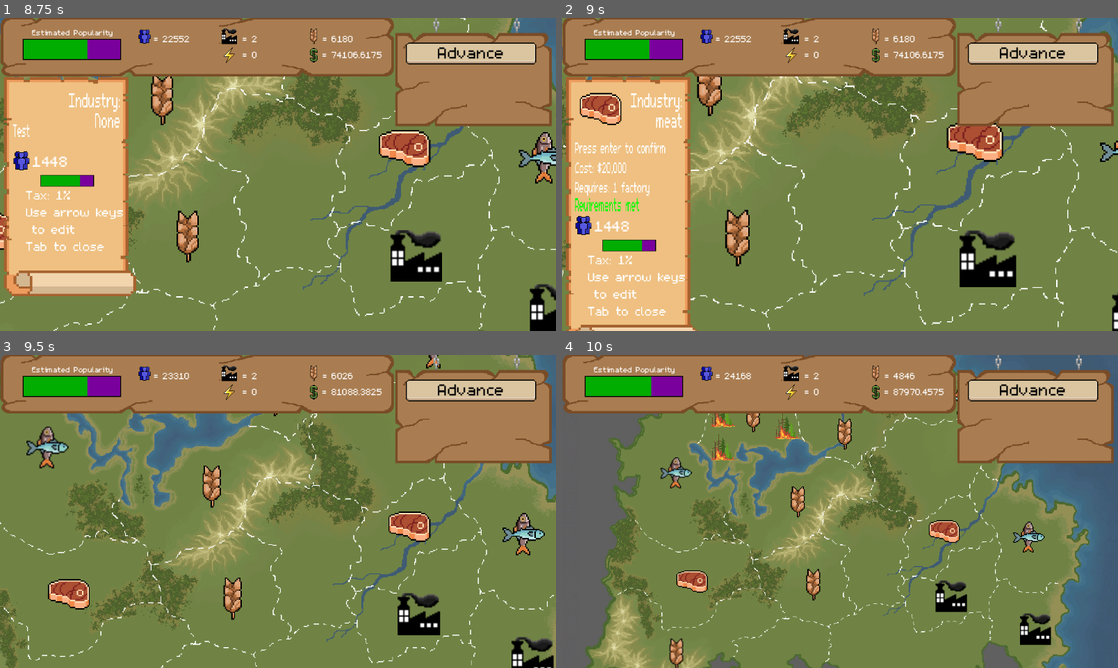
Above: before the commit, frames 1-4 (two rows, left to right).
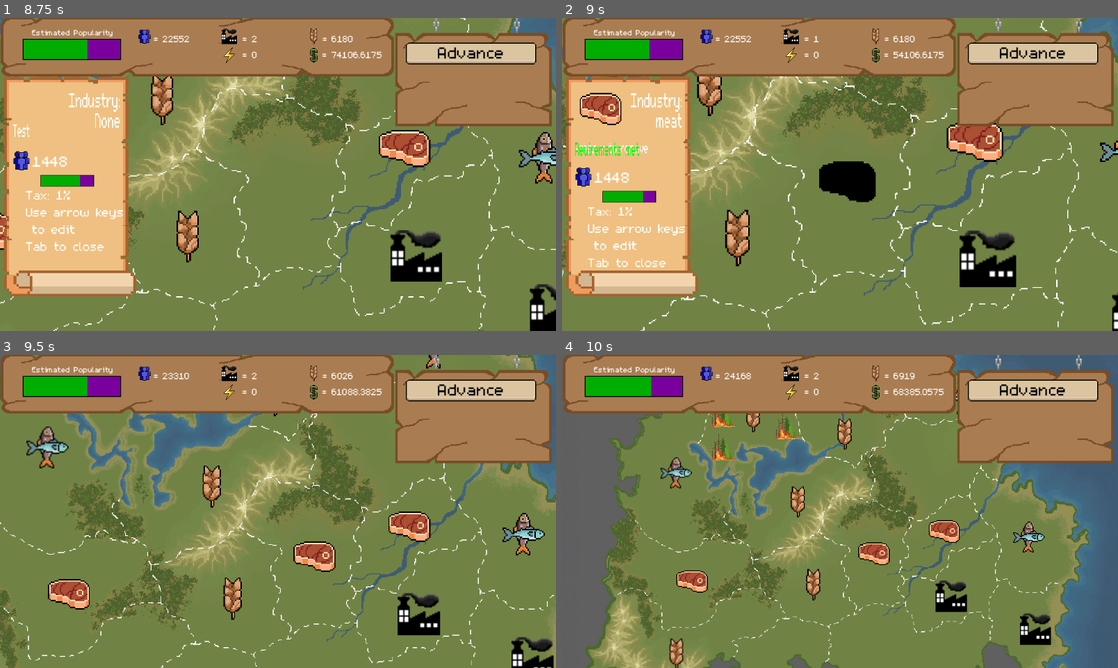
Above: after the commit, the same moments.

Repository: mccoogp/WeatherInc
Game: Godot game, scene res://world.tscn
Same seed, same stepped clock (60 frames per second), same inputs: the game is played once before the commit and once after it. The engine's default icon, where the game draws it, is replaced by a stand-in: a white triangle on a blue panel in a dark square.
Inputs (mouse positions are in pixels of both pictures, inside the frame that each line leads up to):
- Up to frame 1 (8.75 s): click "Next" at 0.5 s; click "Next" at 1.25 s; tap Enter at 2, 2.3, 3.6, 4.55, 5, 5.1, 6.05, 6.5, 8.3 s; move the mouse to (400, 158) at 2.02 s; hold Right 2.03-2.75 s; hold X 2.03-2.75 s; click (400, 158) at 2.17 s; tap Space at 2.27, 3.5, 3.77, 5.27, 5.75, 6.02, 6.77, 8 s; click "Advance" at 2.75 s; move the mouse to (166, 190) at 3.52 s; hold Down 3.53-4.28 s; tap X at 3.8, 5.3, 6.8 s; move the mouse to (333, 105) at 4.27 s; hold Right 4.28-5.03 s; hold X 4.28-5.03 s; move the mouse to (250, 237) at 5.02 s; hold Up 5.03-5.78 s; click (250, 237) at 5.17 s; move the mouse to (444, 221) at 5.77 s; hold Backspace 5.78-6.53 s; hold Left 5.78-7.25 s; move the mouse to (111, 127) at 6.52 s; tap Tab at 6.6 s; click "Election" at 7.25 s; move the mouse to (305, 174) at 8.02 s; hold Down from 8.03 s (still down); hold X from 8.03 s (still down); click (305, 174) at 8.17 s
- Up to frame 2 (9 s): move the mouse to (756, 96) at 8.77 s; release Down at 8.78 s; release X at 8.78 s; hold Right from 8.78 s (still down); tap Enter at 8.85 s
- Up to frame 3 (9.5 s): keep holding Right; tap Space at 9.02 s; tap X at 9.05 s
- Up to frame 4 (10 s): move the mouse to (962, 495) at 9.52 s; release Right at 9.53 s; hold Up from 9.53 s (still down); hold X from 9.53 s (still down); tap Space at 9.77 s; tap Enter at 9.8 s

Frame 1 is identical in both runs. In frame 2, 8.0% of the frame differs, in the area x 0-61%, y 5-100%; in frame 3, 0.6%; in frame 4, 0.4%.

Commit message:
big issue not anymore

Diff:
--- a/world.gd
+++ b/world.gd
@@ -431,153 +431,153 @@
 							districts[zoom].newtax = 0
 
 							$DistrictMenu/Popularity/Tax_Label.text = "Tax: " + str(districts[zoom].newtax) + "%\nUse arrow keys\n to edit\nTab to close"
-						#codes what happens when something is already owned in the production menu
-						if Input.is_key_pressed(KEY_X):
-							if posprod[curprod] in districts[zoom].product:
-								if checkprod == false:
-									$TopBar/LeftMenu/Industry/Label3.text += "
-									Press X to confirm."
-									checkprod = true
-									$TopBar/LeftMenu.extras[0] += 1
+					#codes what happens when something is already owned in the production menu
+					if Input.is_key_pressed(KEY_X):
+						if posprod[curprod] in districts[zoom].product:
+							if checkprod == false:
+								$TopBar/LeftMenu/Industry/Label3.text += "
+								Press X to confirm."
+								checkprod = true
+								$TopBar/LeftMenu.extras[0] += 1
+							else:
+								districts[zoom].product = []
+								$TopBar/LeftMenu.extras[0] = 0
+								$TopBar/LeftMenu/Industry/Label3.text = " "
+								if posprod[curprod] == "fish":
+									$TopBar/LeftMenu/Industry/Label3.text += "
+									Requires: Water access"
+									$TopBar/LeftMenu/Industry/Label3.text += "
+									Cost: $12,000"
+									$TopBar/LeftMenu/Industry/Label3.text += "
+									Requires: 1 factory"
+									if money >= 12000 and districts[zoom].water == true and factories > 0:
+										$TopBar/LeftMenu/Industry/Label2.text = "Reuirements met"
+										$TopBar/LeftMenu/Industry/Label2.get_label_settings().font_color = Color.GREEN
+									else:
+										$TopBar/LeftMenu/Industry/Label2.text = "Reuirements not met"
+										$TopBar/LeftMenu/Industry/Label2.get_label_settings().font_color = Color.RED
+									$TopBar/LeftMenu.extras[0] += 4
+
+
+								elif posprod[curprod] == "factory":
+									$TopBar/LeftMenu/Industry/Label3.text += "
+									Cost: $100,000"
+									if money >= 100000:
+										$TopBar/LeftMenu/Industry/Label2.text = "Reuirements met"
+										$TopBar/LeftMenu/Industry/Label2.get_label_settings().font_color = Color.GREEN
+									else:
+										$TopBar/LeftMenu/Industry/Label2.text = "Reuirements not met"
+										$TopBar/LeftMenu/Industry/Label2.get_label_settings().font_color = Color.RED
+									$TopBar/LeftMenu.extras[0] += 2
+
+
+								elif posprod[curprod] == "oil":
+									$TopBar/LeftMenu/Industry/Label3.text += "
+									Requires: 2 factory"
+									$TopBar/LeftMenu/Industry/Label3.text += "
+									Cost: $100,000"
+									if money >= 100000 and factories >= 1:
+										$TopBar/LeftMenu/Industry/Label2.text = "Reuirements met"
+										$TopBar/LeftMenu/Industry/Label2.get_label_settings().font_color = Color.GREEN
+									else:
+										$TopBar/LeftMenu/Industry/Label2.text = "Reuirements not met"
+										$TopBar/LeftMenu/Industry/Label2.get_label_settings().font_color = Color.RED
+									$TopBar/LeftMenu.extras[0] += 3
+
+
+								elif posprod[curprod] == "grain":
+									$TopBar/LeftMenu/Industry/Label3.text += "
+									Cost: $5,000"
+									$TopBar/LeftMenu/Industry/Label3.text += "
+									Requires: 1 factory"
+									if money >= 5000 and factories > 0:
+										$TopBar/LeftMenu/Industry/Label2.text = "Reuirements met"
+										$TopBar/LeftMenu/Industry/Label2.get_label_settings().font_color = Color.GREEN
+									else:
+										$TopBar/LeftMenu/Industry/Label2.text = "Reuirements not met"
+										$TopBar/LeftMenu/Industry/Label2.get_label_settings().font_color = Color.RED
+									$TopBar/LeftMenu.extras[0] += 3
+
+
+								elif posprod[curprod] == "meat":
+									$TopBar/LeftMenu/Industry/Label3.text += "
+									Cost: $20,000"
+									$TopBar/LeftMenu/Industry/Label3.text += "
+									Requires: 1 factory"
+									if money >= 20000 and factories > 0:
+										$TopBar/LeftMenu/Industry/Label2.text = "Reuirements met"
+										$TopBar/LeftMenu/Industry/Label2.get_label_settings().font_color = Color.GREEN
+									else:
+										$TopBar/LeftMenu/Industry/Label2.text = "Reuirements not met"
+										$TopBar/LeftMenu/Industry/Label2.get_label_settings().font_color = Color.RED
+									$TopBar/LeftMenu.extras[0] += 3
+
+
+								elif posprod[curprod] == "research":
+									$TopBar/LeftMenu/Industry/Label3.text += "
+									Cost: $300,000
+									Requires 2 factory"
+									if money >= 300000 and factories >= 2:
+										$TopBar/LeftMenu/Industry/Label2.text = "Reuirements met"
+										$TopBar/LeftMenu/Industry/Label2.get_label_settings().font_color = Color.GREEN
+									else:
+										$TopBar/LeftMenu/Industry/Label2.text = "Reuirements not met"
+										$TopBar/LeftMenu/Industry/Label2.get_label_settings().font_color = Color.RED
+									$TopBar/LeftMenu.extras[0] += 3
 								else:
-									districts[zoom].product = []
-									$TopBar/LeftMenu.extras[0] = 0
-									$TopBar/LeftMenu/Industry/Label3.text = " "
-									if posprod[curprod] == "fish":
-										$TopBar/LeftMenu/Industry/Label3.text += "
-										Requires: Water access"
-										$TopBar/LeftMenu/Industry/Label3.text += "
-										Cost: $12,000"
-										$TopBar/LeftMenu/Industry/Label3.text += "
-										Requires: 1 factory"
-										if money >= 12000 and districts[zoom].water == true and factories > 0:
-											$TopBar/LeftMenu/Industry/Label2.text = "Reuirements met"
-											$TopBar/LeftMenu/Industry/Label2.get_label_settings().font_color = Color.GREEN
-										else:
-											$TopBar/LeftMenu/Industry/Label2.text = "Reuirements not met"
-											$TopBar/LeftMenu/Industry/Label2.get_label_settings().font_color = Color.RED
-										$TopBar/LeftMenu.extras[0] += 4
-
-
-									elif posprod[curprod] == "factory":
-										$TopBar/LeftMenu/Industry/Label3.text += "
-										Cost: $100,000"
-										if money >= 100000:
-											$TopBar/LeftMenu/Industry/Label2.text = "Reuirements met"
-											$TopBar/LeftMenu/Industry/Label2.get_label_settings().font_color = Color.GREEN
-										else:
-											$TopBar/LeftMenu/Industry/Label2.text = "Reuirements not met"
-											$TopBar/LeftMenu/Industry/Label2.get_label_settings().font_color = Color.RED
-										$TopBar/LeftMenu.extras[0] += 2
-
-
-									elif posprod[curprod] == "oil":
-										$TopBar/LeftMenu/Industry/Label3.text += "
-										Requires: 2 factory"
-										$TopBar/LeftMenu/Industry/Label3.text += "
-										Cost: $100,000"
-										if money >= 100000 and factories >= 1:
-											$TopBar/LeftMenu/Industry/Label2.text = "Reuirements met"
-											$TopBar/LeftMenu/Industry/Label2.get_label_settings().font_color = Color.GREEN
-										else:
-											$TopBar/LeftMenu/Industry/Label2.text = "Reuirements not met"
-											$TopBar/LeftMenu/Industry/Label2.get_label_settings().font_color = Color.RED
-										$TopBar/LeftMenu.extras[0] += 3
-
-
-									elif posprod[curprod] == "grain":
-										$TopBar/LeftMenu/Industry/Label3.text += "
-										Cost: $5,000"
-										$TopBar/LeftMenu/Industry/Label3.text += "
-										Requires: 1 factory"
-										if money >= 5000 and factories > 0:
-											$TopBar/LeftMenu/Industry/Label2.text = "Reuirements met"
-											$TopBar/LeftMenu/Industry/Label2.get_label_settings().font_color = Color.GREEN
-										else:
-											$TopBar/LeftMenu/Industry/Label2.text = "Reuirements not met"
-											$TopBar/LeftMenu/Industry/Label2.get_label_settings().font_color = Color.RED
-										$TopBar/LeftMenu.extras[0] += 3
-
-
-									elif posprod[curprod] == "meat":
-										$TopBar/LeftMenu/Industry/Label3.text += "
-										Cost: $20,000"
-										$TopBar/LeftMenu/Industry/Label3.text += "
-										Requires: 1 factory"
-										if money >= 20000 and factories > 0:
-											$TopBar/LeftMenu/Industry/Label2.text = "Reuirements met"
-											$TopBar/LeftMenu/Industry/Label2.get_label_settings().font_color = Color.GREEN
-										else:
-											$TopBar/LeftMenu/Industry/Label2.text = "Reuirements not met"
-											$TopBar/LeftMenu/Industry/Label2.get_label_settings().font_color = Color.RED
-										$TopBar/LeftMenu.extras[0] += 3
-
-
-									elif posprod[curprod] == "research":
-										$TopBar/LeftMenu/Industry/Label3.text += "
-										Cost: $300,000
-										Requires 2 factory"
-										if money >= 300000 and factories >= 2:
-											$TopBar/LeftMenu/Industry/Label2.text = "Reuirements met"
-											$TopBar/LeftMenu/Industry/Label2.get_label_settings().font_color = Color.GREEN
-										else:
-											$TopBar/LeftMenu/Industry/Label2.text = "Reuirements not met"
-											$TopBar/LeftMenu/Industry/Label2.get_label_settings().font_color = Color.RED
-										$TopBar/LeftMenu.extras[0] += 3
-									else:
-										$TopBar/LeftMenu/Industry/Label2.text = ""
-
-						if Input.is_key_pressed(KEY_ENTER):
-							#this builds the production after checking to see if you have the required resources
-							if len(districts[zoom].product) == 0:
-								var changed = false
-
-								if posprod[curprod] == "grain" and money >= 5000 and factories > 0:
-									money -= 5000
-									factories -= 1
-									changed = true
-									districts[zoom].popularity += (100-districts[zoom].popularity)* randf_range(0,1)/10
-
-								if posprod[curprod] == "meat" and factories > 0 and money >= 20000:
-									money -= 20000
-									factories -= 1
-									changed = true
-									districts[zoom].setup = 0
-									districts[zoom].popularity += (100-districts[zoom].popularity)* randf_range(0.5, 1.5)/10
-
-								if posprod[curprod] == "fish" and districts[zoom].water == true and money >= 12000 and factories > 0:
-									factories -= 1
-									money-=12000
-									changed = true
-									districts[zoom].popularity *= randf_range(8.5,9.5)/10
-
-								if posprod[curprod] == "factory" and money >= 100000:
-									districts[zoom].setup = 0
-									money -= 100000
-									changed = true
-									districts[zoom].popularity += (100-districts[zoom].popularity)* randf_range(1.5,3)/10
-									for dist in adjacents[zoom]:
-										districts[dist].popularity *=  randf_range(8,10)/10
-
-								if posprod[curprod] == "oil" and factories > 1 and money >= 100000:
-									districts[zoom].setup = 0
-									money -= 100000
-									factories -= 2
-									changed = true
-
-								if posprod[curprod] == "research" and factories > 1 and money >= 300000:
-									districts[zoom].setup = 0
-									factories -= 2
-									money -= 300000
-									changed = true
-
-								if changed == true:
-									districts[zoom].product.append(posprod[curprod])
-									$TopBar/LeftMenu/Industry/Label.text = "Industry:
-									" + posprod[curprod]
-									$TopBar/LeftMenu/Industry/Label3.text = "
-									Press x to remove"
-									$TopBar/LeftMenu.extras[0] = 1
+									$TopBar/LeftMenu/Industry/Label2.text = ""
+
+					if Input.is_key_pressed(KEY_ENTER):
+						#this builds the production after checking to see if you have the required resources
+						if len(districts[zoom].product) == 0:
+							var changed = false
+
+							if posprod[curprod] == "grain" and money >= 5000 and factories > 0:
+								money -= 5000
+								factories -= 1
+								changed = true
+								districts[zoom].popularity += (100-districts[zoom].popularity)* randf_range(0,1)/10
+
+							if posprod[curprod] == "meat" and factories > 0 and money >= 20000:
+								money -= 20000
+								factories -= 1
+								changed = true
+								districts[zoom].setup = 0
+								districts[zoom].popularity += (100-districts[zoom].popularity)* randf_range(0.5, 1.5)/10
+
+							if posprod[curprod] == "fish" and districts[zoom].water == true and money >= 12000 and factories > 0:
+								factories -= 1
+								money-=12000
+								changed = true
+								districts[zoom].popularity *= randf_range(8.5,9.5)/10
+
+							if posprod[curprod] == "factory" and money >= 100000:
+								districts[zoom].setup = 0
+								money -= 100000
+								changed = true
+								districts[zoom].popularity += (100-districts[zoom].popularity)* randf_range(1.5,3)/10
+								for dist in adjacents[zoom]:
+									districts[dist].popularity *=  randf_range(8,10)/10
+
+							if posprod[curprod] == "oil" and factories > 1 and money >= 100000:
+								districts[zoom].setup = 0
+								money -= 100000
+								factories -= 2
+								changed = true
+
+							if posprod[curprod] == "research" and factories > 1 and money >= 300000:
+								districts[zoom].setup = 0
+								factories -= 2
+								money -= 300000
+								changed = true
+
+							if changed == true:
+								districts[zoom].product.append(posprod[curprod])
+								$TopBar/LeftMenu/Industry/Label.text = "Industry:
+								" + posprod[curprod]
+								$TopBar/LeftMenu/Industry/Label3.text = "
+								Press x to remove"
+								$TopBar/LeftMenu.extras[0] = 1
 
 
 				if event is InputEventKey and event.pressed:
